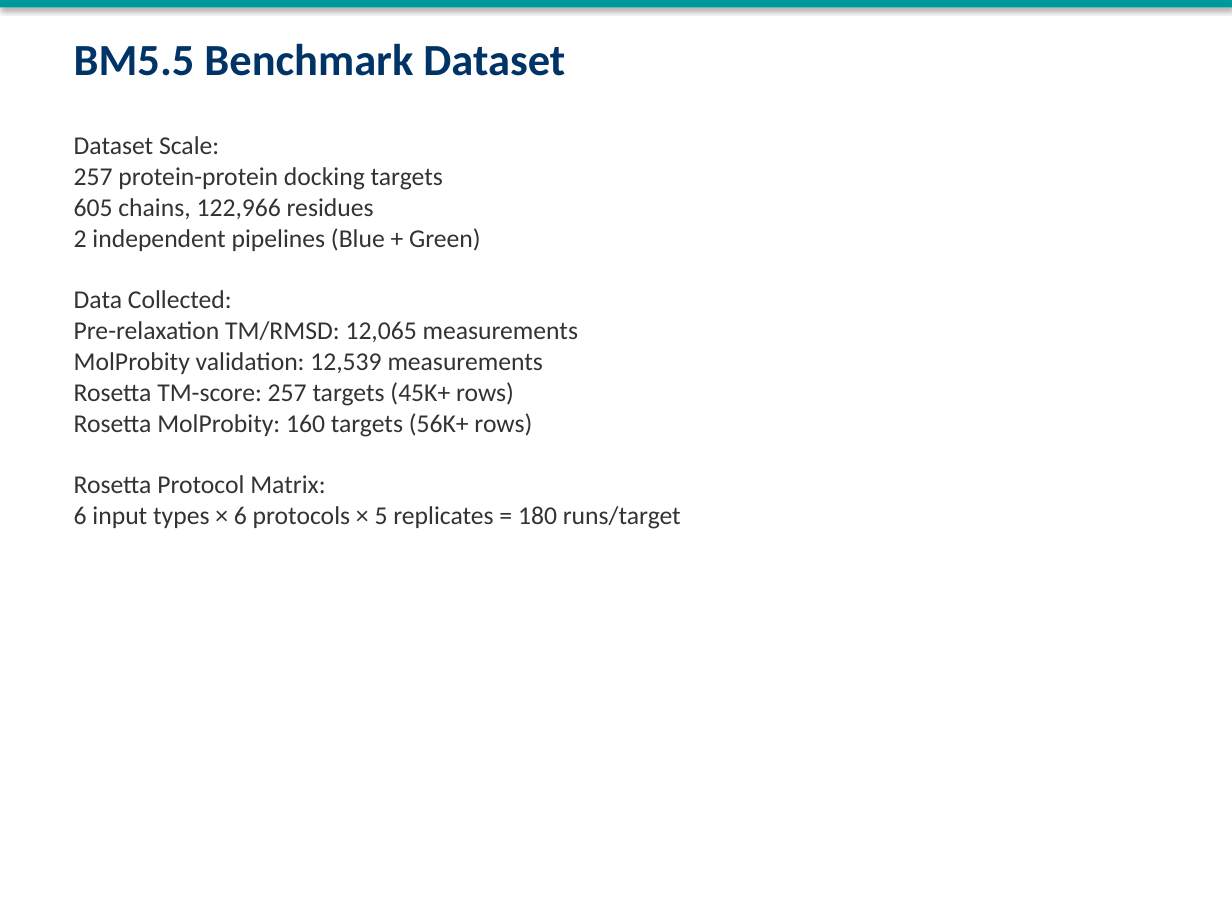
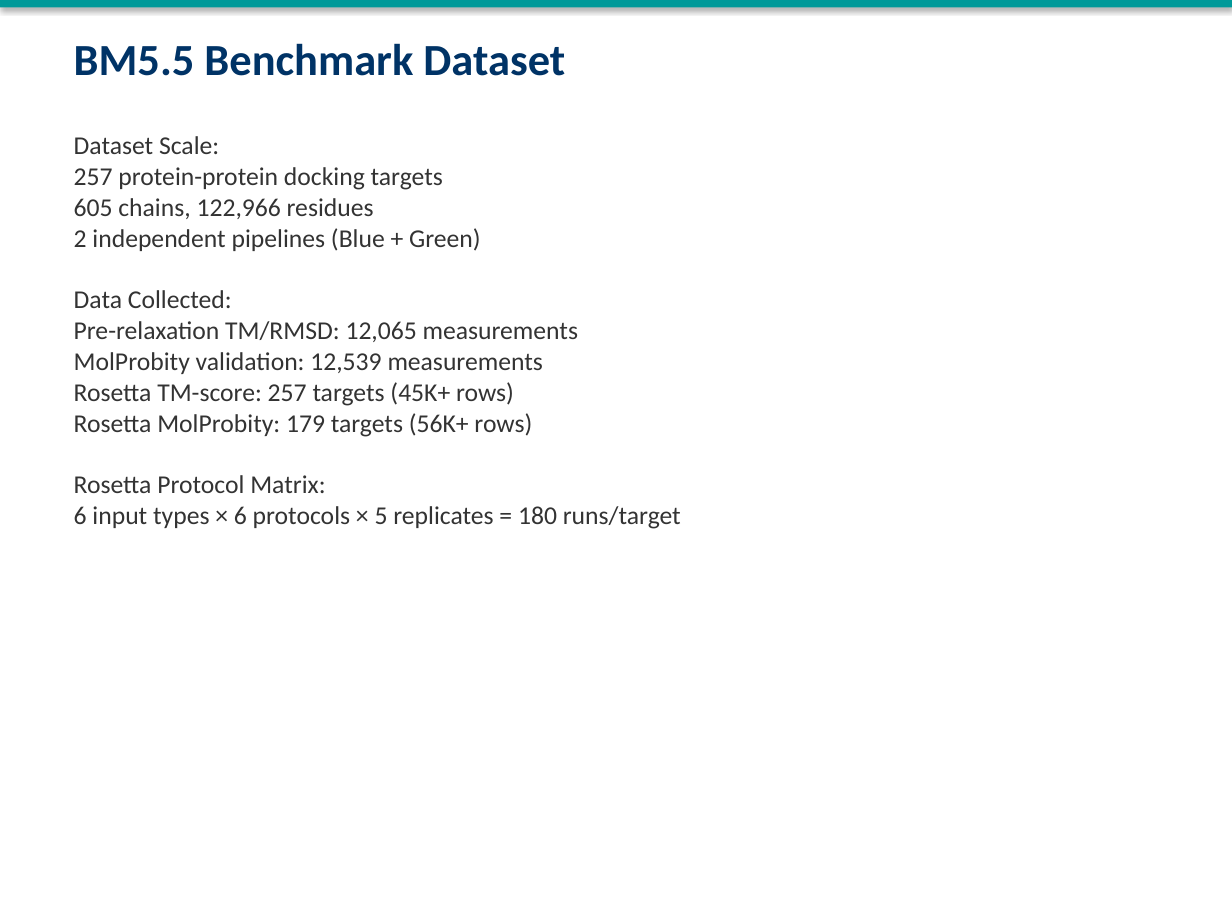
Before and after one commit to dreamlessx/Protein_Relax_Pipeline, a slide deck: slide 3 of red_analysis/BM55_Relaxation_Benchmark.pptx. Drawn at 1232x924 pixels with LibreOffice and Linux fonts; fonts in the diff are those of the drawing. Boxes give left, top, right and bottom in pixels: in the first picture for what was removed or moved away, otherwise in the second. Text is boxed around its words. In the diff, an @@ line names an element or a change of style, - is before the commit and + after.

Commit message:
Red: 97.5K MP rows, 179 targets — workers still expanding
Phase 4 MP: 97,494 rows across 179 targets (113 Blue + 179 Green)
Total dataset now ~202K measurements across all phases
AMBER vs Rosetta (n=112): clashscore 2.68 vs 0.97 (64% better)
All figures, tables, and PowerPoint regenerated

```diff
--- a/red_analysis/BM55_Relaxation_Benchmark.pptx
+++ b/red_analysis/BM55_Relaxation_Benchmark.pptx
@@ text at <box>74,413,532,437</box>: text changed @@
-Rosetta MolProbity: 160 targets (56K+ rows)
+Rosetta MolProbity: 179 targets (56K+ rows)
```
Also in this commit, not shown: 19 other files.
